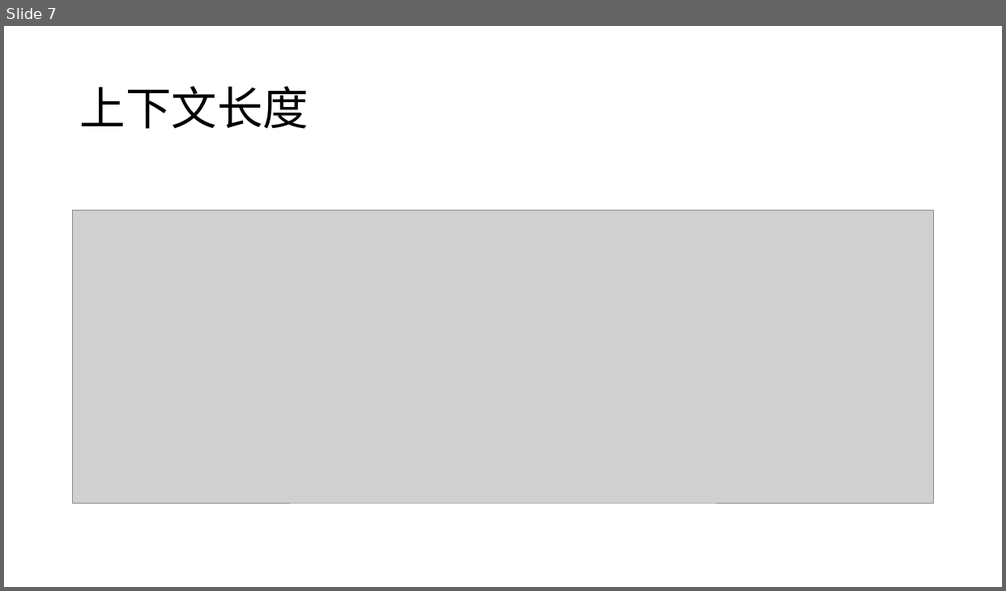
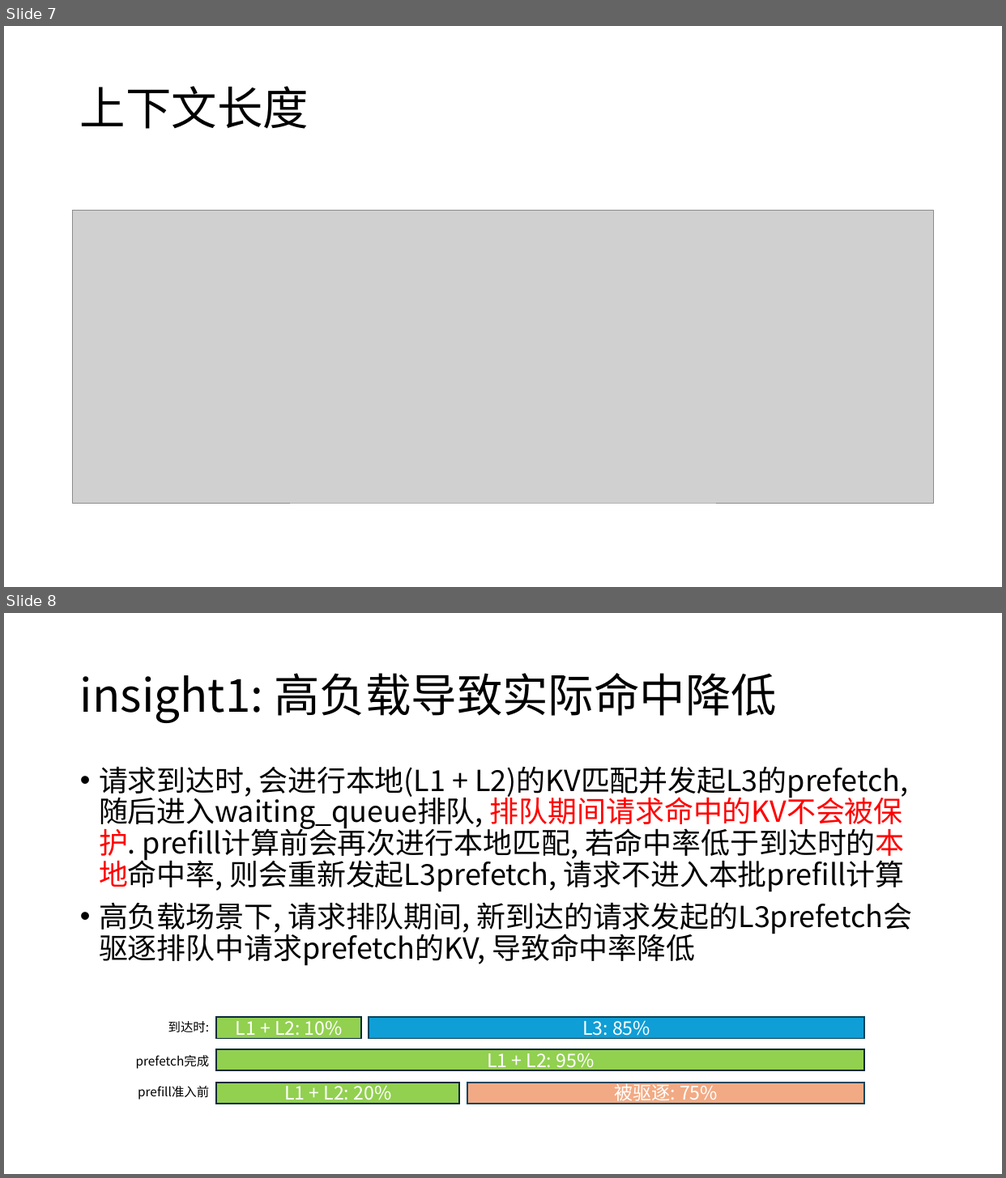
Before and after one commit to MooneyX/InferenceSimulator, a slide deck: docs/analysis/L2命中影响因素.pptx. Shown one above the other, each under a label of ours: slide 7 before the commit, slides 7 and 8 after it. The pictures are 1006x591 and 1006x1178 pixels, drawn with LibreOffice and Linux fonts; fonts in the diff are those of the drawing; grey boxes stand for pictures. Boxes give left, top, right and bottom in pixels: in the first picture for what was removed or moved away, otherwise in the second. Text is boxed around its words. In the diff, an @@ line names an element or a change of style, - is before the commit and + after.

```diff
--- a/docs/analysis/L2命中影响因素.pptx
+++ b/docs/analysis/L2命中影响因素.pptx
@@ slide 8 added at (4, 613, 1002, 1174), background #FFFFFF @@
@@ title added at (80, 673, 777, 723), 44 pt, text #000000 @@
+insight1: 高负载导致实际命中降低
@@ text added at (99, 766, 913, 961), 28 pt, text #000000 @@
+• 请求到达时, 会进行本地(L1 + L2)的KV匹配并发起L3的prefetch, 随后进入waiting_queue排队, 排队期间请求命中的KV不会被保护. prefill计算前会再次进行本地匹配, 若命中率低于到达时的本地命中率, 则会重新发起L3prefetch, 请求不进入本批prefill计算
+• 高负载场景下, 请求排队期间, 新到达的请求发起的L3prefetch会驱逐排队中请求prefetch的KV, 导致命中率降低
@@ group added at (136, 1017, 865, 1103): 5 rectangles, 3 texts @@
+L1 + L2: 10%
+L3: 85%
+L1 + L2: 95%
+L1 + L2: 20%
+被驱逐: 75%
+到达时:
+prefetch完成
+prefill准入前
```
Also in this commit, not shown: 1 other slide added, 8 other files.
